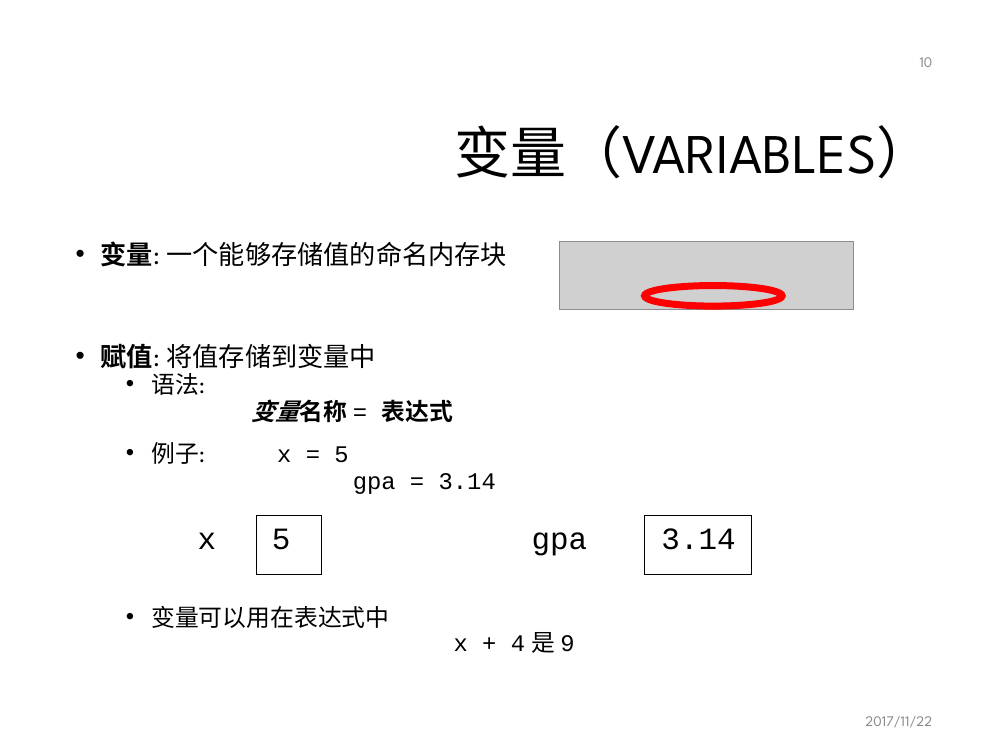
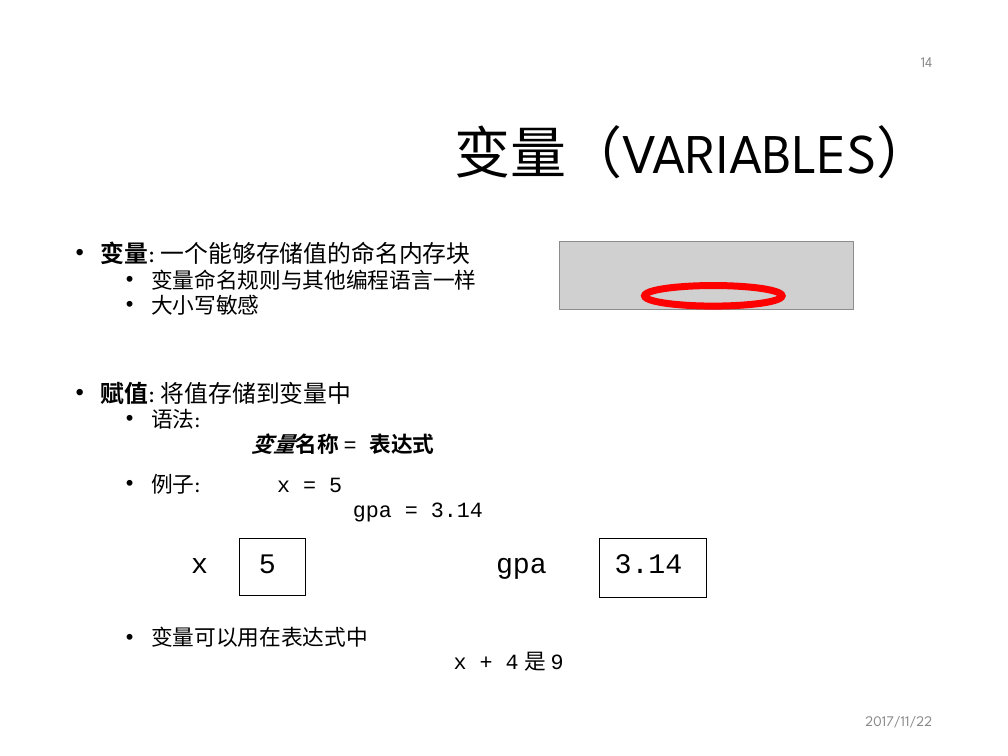
Before and after one commit to mcai/PythonTraining, a slide deck: slide 14 of intro_python_programming.pptx (slide 10 before the commit). Drawn at 1008x756 pixels with LibreOffice and Linux fonts; fonts in the diff are those of the drawing; grey boxes stand for pictures; background and template pictures are left out. Boxes give left, top, right and bottom in pixels: in the first picture for what was removed or moved away, otherwise in the second. Text is boxed around its words. In the diff, an @@ line names an element or a change of style, - is before the commit and + after.

```diff
--- a/intro_python_programming.pptx
+++ b/intro_python_programming.pptx
@@ page number at <box>921,57,933,67</box>: text changed @@
-10
+14
@@ text at <box>101,241,564,671</box>: size 18.7 to 17.1 pt in "变量: 一个能够存储值的命名内存块", "赋值: 将值存储到变量中"; size 17 to 15.5 pt in "语法:", "变量名称 = 表达式", "例子: x = 5", "gpa = 3.14" and 2 more places; size 22.1 to 20.1 pt in "x 5 gpa 3.14" @@
@@ text at <box>151,269,476,315</box>: paragraphs added @@
+  • 变量命名规则与其他编程语言一样
+  • 大小写敏感
@@ rectangle: place and size @@
-rectangle at <box>256,515,322,574</box>
+rectangle at <box>239,538,304,596</box>
@@ rectangle: place and size @@
-rectangle at <box>645,515,752,574</box>
+rectangle at <box>600,538,707,597</box>
```
Also in this commit, not shown: 6 other slides changed, 9 slides added, 2 slides removed.
